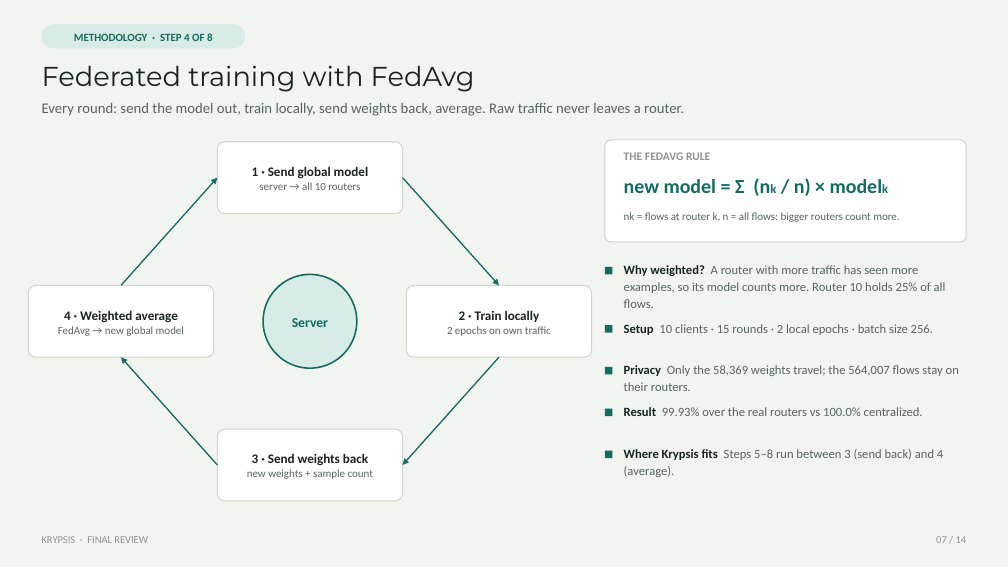
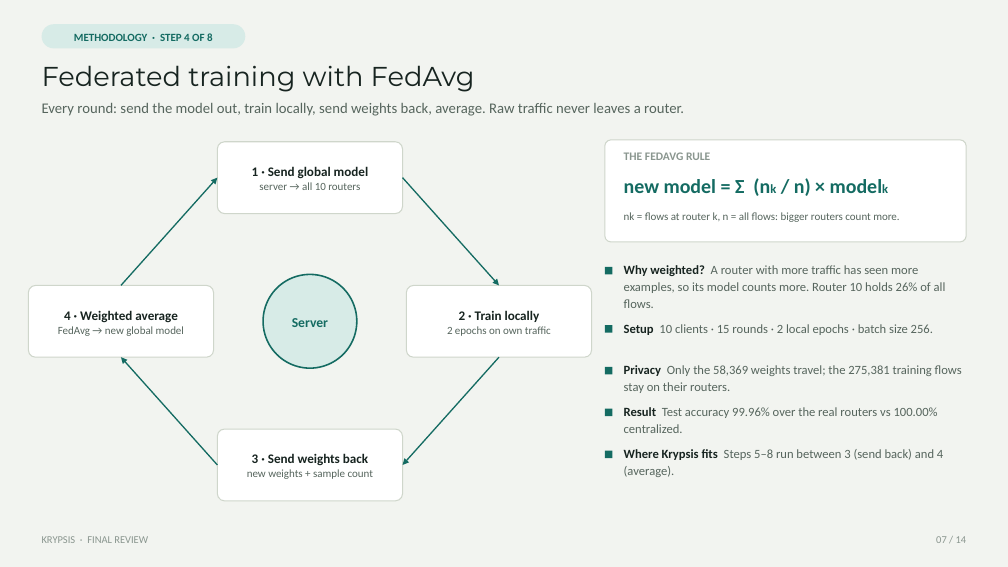
Before and after one commit to Vinudharshini18/Krypsis-A-network-intrusion-detection-system, a slide deck: slide 7 of presentation/Krypsis_Final_Review.pptx. Drawn at 1008x567 pixels with LibreOffice and Linux fonts; fonts in the diff are those of the drawing. Boxes give left, top, right and bottom in pixels: in the first picture for what was removed or moved away, otherwise in the second. Text is boxed around its words. In the diff, an @@ line names an element or a change of style, - is before the commit and + after.

Commit message:
70/15/15 re-split with duplicates removed, overfitting check, rerun protocol experiments
- src/split_701515.py: remove 170,596 duplicate flows, split each router
  70/15/15 (train/validation/test), scaler fit on train only
- src/split_experiment.py: centralized + FedAvg with train/val/test
  accuracy and loss curves (no overfitting: equal on all three)
- protocol_experiment.py, defense_experiment.py: KRYPSIS_SPLIT=701515
  switch to run on the new split
- results/split_701515/: new results; Mondrian thresholds now beat the
  global threshold (70.0% vs 29.5% caught, p < 0.001)
- README Phase 12 and final-review deck updated with the new numbers

```diff
--- a/presentation/Krypsis_Final_Review.pptx
+++ b/presentation/Krypsis_Final_Review.pptx
@@ text at (624, 265, 946, 308): text changed @@
-Why weighted? A router with more traffic has seen more examples, so its model counts more. Router 10 holds 25% of all flows.
+Why weighted? A router with more traffic has seen more examples, so its model counts more. Router 10 holds 26% of all flows.
@@ text at (624, 365, 962, 393): text changed @@
-Privacy Only the 58,369 weights travel; the 564,007 flows stay on their routers.
+Privacy Only the 58,369 weights travel; the 275,381 training flows stay on their routers.
@@ text at (624, 407, 938, 433): text changed @@
-Result 99.93% over the real routers vs 100.0% centralized.
+Result Test accuracy 99.96% over the real routers vs 100.00% centralized.
```
Also in this commit, not shown: 5 other slides changed, 16 other files.
